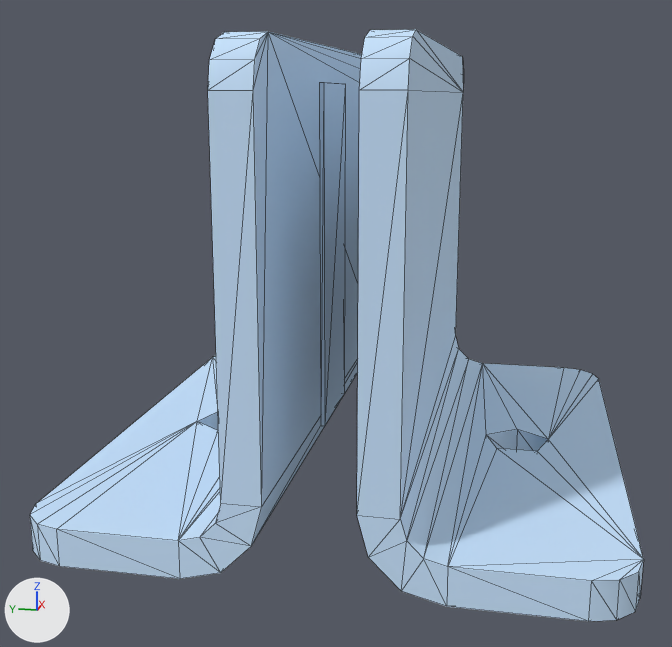
Renders of the glTF model public/assets/models/koncisaPlus/2KAC252000_SOPTPANTALLA.glb from each side of a commit.
One viewpoint serves both versions: a 50 mm lens placed at (-0.0775, 0.7174, 0.8116), pointed at (0.0312, 0.7392, 0.7844). Lighting does not change. The marker at lower left points along +X, +Y and +Z. The first picture is the older version. Mesh edges are drawn as thin lines. Where no turn or scale is listed for an object, it has been applied to the vertices.

Before the edit, the objects in view are built like this:
```python
me_mesh_0 = bpy.data.meshes.new('Mesh_0')
me_mesh_0.from_pydata(...)  # 58 vertices, 116 faces; spans x 0.0..0.0675, y 0.0045..0.0305, z 0.7355..0.7865
me_mesh_0.materials.append(mat_transparencygm)  # blue #cae5ff
me_mesh_1 = bpy.data.meshes.new('Mesh_1')
me_mesh_1.from_pydata(...)  # a box spanning x 0.0261..0.0388, y 0.004..0.0045, z 0.7425..0.7825
me_mesh_1.materials.append(mat_transparencygm)  # blue #cae5ff
me_mesh_2 = bpy.data.meshes.new('Mesh_2')
me_mesh_2.from_pydata(...)  # 58 vertices, 116 faces; spans x 0.0..0.0675, y -0.0305..-0.0045, z 0.7355..0.7865
me_mesh_2.materials.append(mat_transparencygm)  # blue #cae5ff
ob_1_6_002 = bpy.data.objects.new('1_6.002', me_mesh_0)
ob_1_6_002.location = (0.0, 0.7355, 0.0305)
ob_5 = bpy.data.objects.new('5', me_mesh_1)
ob_5.location = (0.0, 0.7355, 0.0305)
ob_6 = bpy.data.objects.new('6', me_mesh_2)
ob_6.location = (0.0, 0.7355, 0.0305)
```
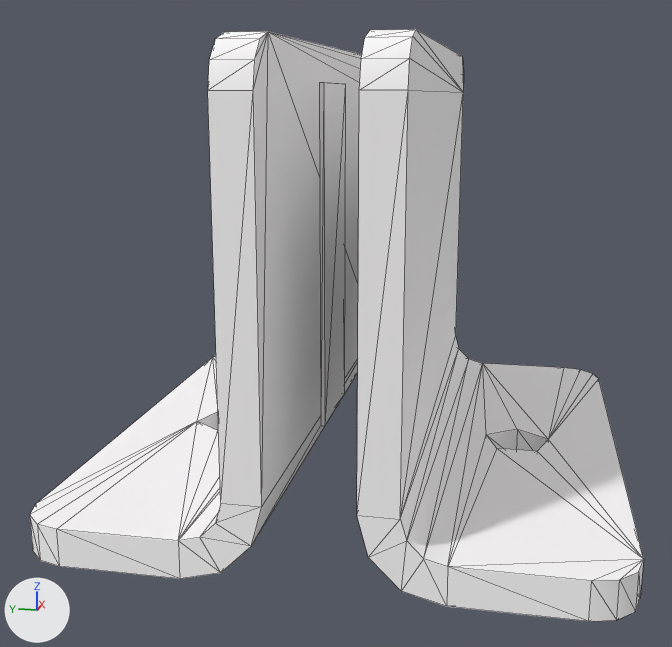
The newer file is also turned or shifted as a whole; pictures and numbers use the older file's frame.

Changed parts and their boxes (x1, y1, x2, y2) in the pictures (672 x 647 px):
'6', recoloured (blue to white): (357, 29, 644, 621) in both
'1_6.002', recoloured (blue to white): (30, 31, 362, 579) in both
'5', recoloured (blue to white): (320, 82, 346, 426) in both

What the commit changed:
Material 'Material 1' (mat_material_1) is new.
Its base color is (0.996, 0.98, 0.988) (white #fffdfe).
Its roughness is 1.0.
me_mesh_0 has 58 vertices, 116 faces and spans x 0.0..0.0675, y 0.0045..0.0305, z 0.7355..0.7865.
me_mesh_0 no longer uses material mat_transparencygm (blue #cae5ff).
me_mesh_0 gains material mat_material_1 (white #fffdfe).
me_mesh_1 has 8 vertices, 12 faces and spans x 0.0261..0.0388, y 0.004..0.0045, z 0.7425..0.7825.
me_mesh_1 no longer uses material mat_transparencygm (blue #cae5ff).
me_mesh_1 gains material mat_material_1 (white #fffdfe).
me_mesh_2 has 58 vertices, 116 faces and spans x 0.0..0.0675, y -0.0305..-0.0045, z 0.7355..0.7865.
me_mesh_2 no longer uses material mat_transparencygm (blue #cae5ff).
me_mesh_2 gains material mat_material_1 (white #fffdfe).
